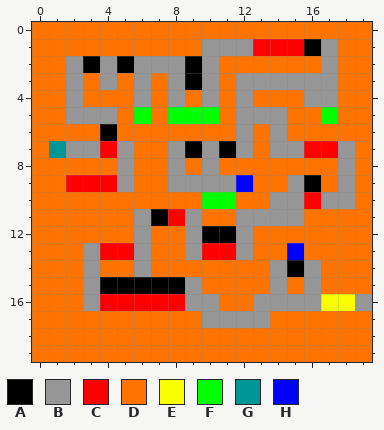
Two versions of one pixel-art sprite, gfx/lvl/level5.png. The first picture shows the starting point.
The file is 20x20 pixels. Colours within 5 levels of each other are drawn and written as one.
Palette (. is transparent): A #000000  B #969696  C #ff0000  D #ff7300  E #faff00  F #00ff00  G #009696  H #0000ff
Pixels before, first column x 0:
 0 DDDDDDDDDDDDDDDDDDDD
 1 DDDDDDDDDDBBBCCCABDD
 2 DDBABABBBABDDDDDDBDD
 3 DDBDBDBDBABDBBBBBBDD
 4 DDBDDDBDBDBDBDDDBBDD
 5 DDBBBDFDFFFDBBBDDFDD
 6 DDDDADDDDDDDBDBDDDDD
 7 DGBBCBDDBABABDBBCCBD
 8 DDDDDBDDBDBDDDDDDDBD
 9 DDCCCBDDBBBBHDDBADBD
10 DDDDDDDDDDFFDDBBCBBD
11 DDDDDDBACBDDBBBBDDDD
12 DDDDDDBDDBAABDDDDDDD
13 DDDBCCBDDBCCBDDHDDDD
14 DDDBDDBDDDDDDDBABDDD
15 DDDBAAAAABDDDDBDBDDD
16 DDDBCCCCCBBDDBBBBEEB
17 DDDDDDDDDDBBBBDDDDDD
18 DDDDDDDDDDDDDDDDDDDD
19 DDDDDDDDDDDDDDDDDDDD
The result:
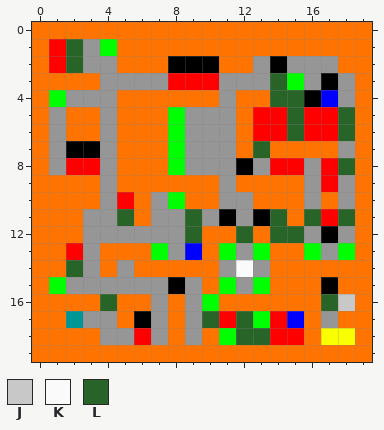
Colours new in this view: J #c8c8c8  K #fafafa  L #286428
Difference:
y 1: x 1..4 DDDD -> CLBF; x 10..17 BBBCCCAB -> DDDDDDDD
y 2: x 1..3 DBA -> CLB; x 5..8 ABBB -> DDDA; x 10 B -> A; x 13..16 DDDD -> BABB
y 3: x 2 B -> D; x 5 D -> B; x 7..11 DBABD -> BCCCB; x 14..15 BB -> LF; x 17..18 BD -> AB
y 4: x 1 D -> F; x 3..4 DD -> BB; x 6 B -> D; x 8 B -> D; x 10..12 BDB -> DBD; x 14..18 DDBBD -> LLAHB
y 5: x 1..3 DBB -> BDD; x 6 F -> D; x 9..18 FFDBBBDDFD -> BBBDCCLCCL
y 6: x 1 D -> B; x 4 A -> B; x 8..18 DDDDBDBDDDD -> FBBBDCCLCCL
y 7: x 1..5 GBBCB -> BAABD; x 8..9 BA -> FB; x 11..17 ABDBBCC -> BDLDDDD
y 8: x 1..5 DDDDB -> BCCBD; x 8..9 BD -> FB; x 11..18 DDDDDDDB -> BABCCBCL
y 9: x 2..5 CCCB -> DDBD; x 8..10 BBB -> DDD; x 12 H -> D; x 15..17 BAD -> DBC
y 10: x 4..5 DD -> BC; x 7..8 DD -> BF; x 10..12 FFD -> DBB; x 14..17 BBCB -> DDBD
y 11: x 3..11 DDDBACBDD -> BBLDBBLBA; x 13..18 BBBDDD -> ALDLCL
y 12: x 3..5 DDD -> BBB; x 7..12 DDBAAB -> BBLDDL; x 14..18 DDDDD -> LLBAB
y 13: x 2 D -> C; x 4..11 CCBDDBCC -> DDDFBHDF; x 13 D -> F; x 15..18 HDDD -> DFBF
y 14: x 2 D -> L; x 5..6 DB -> BD; x 11..16 DDDBAB -> BKBDDD
y 15: x 1..2 DD -> FB; x 4..7 AAAA -> BBBB; x 11..14 DDDB -> FBFD; x 16..17 BD -> DA
y 16: x 3..8 BCCCCC -> DLDDBD; x 10 B -> F; x 13..19 BBBBEEB -> DDDDLJD
y 17: x 2..4 DDD -> GBB; x 6..7 DD -> AB; x 9..15 DBBBBDD -> BLCLFCH; x 17 D -> B
y 18: x 4..7 DDDD -> BBCB; x 9 D -> B; x 11..15 DDDDD -> FLLCC; x 17..18 DD -> EE
Boxes around the changes in both pictures, in picture pixels (x1, y1, x2, y2):
changed: (49, 39, 372, 345)
